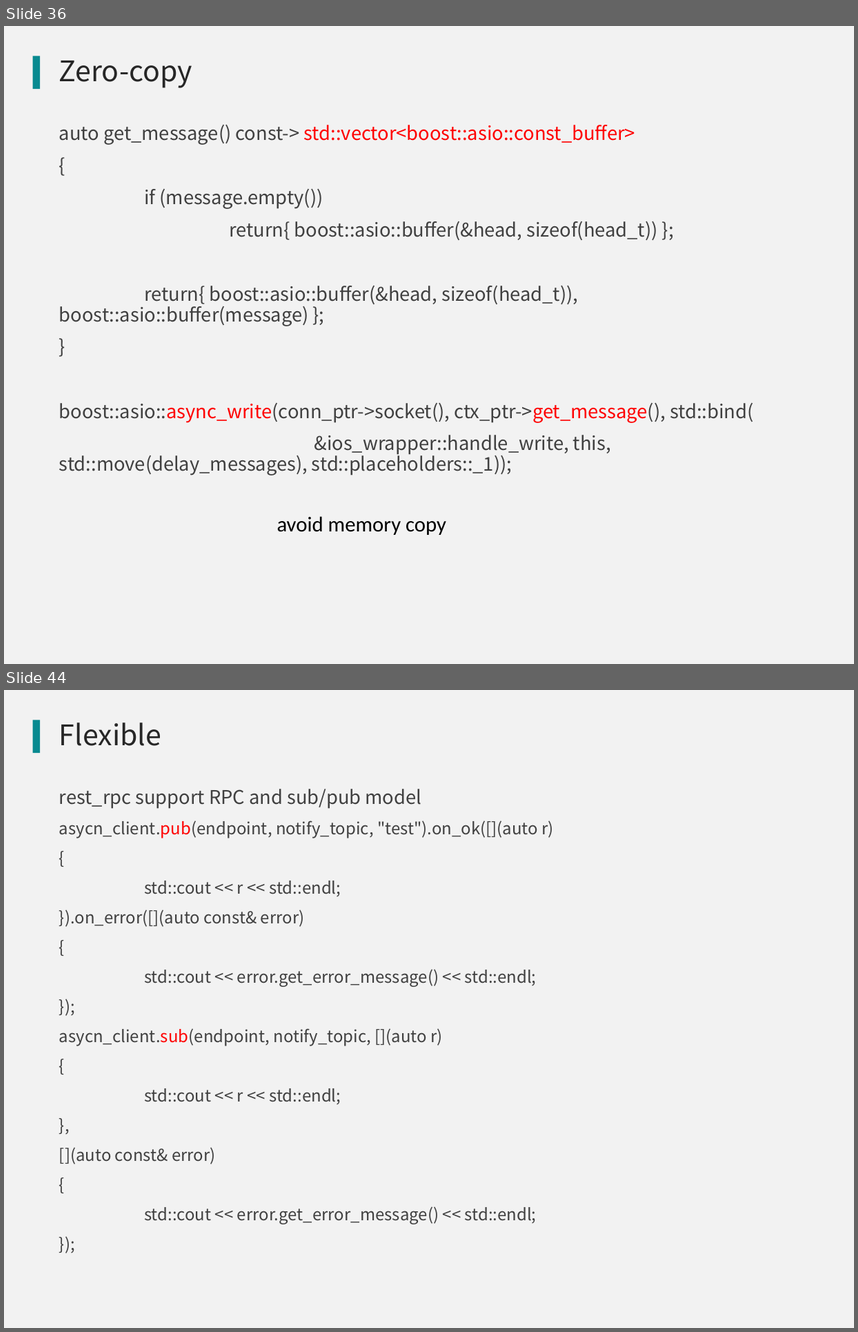
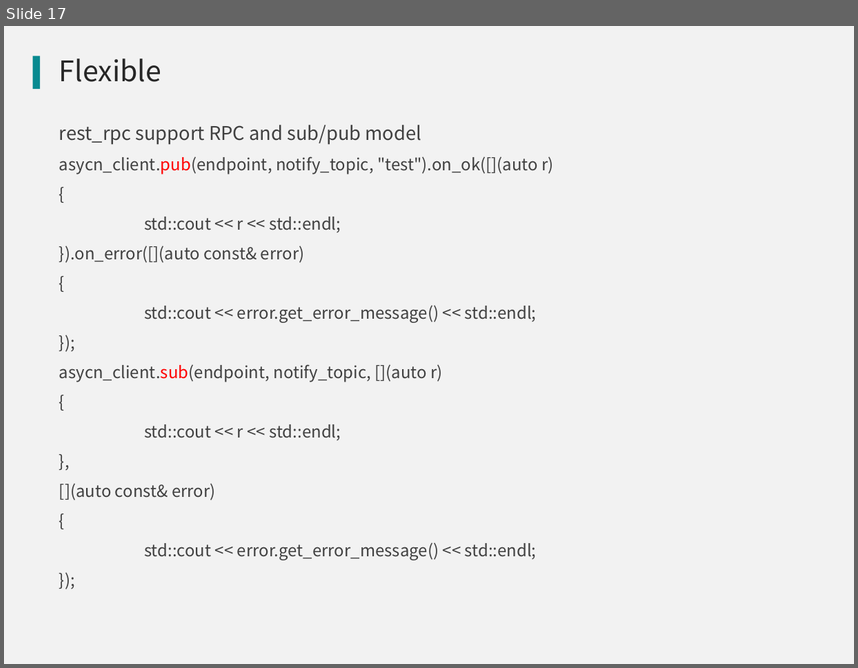
Before and after one commit to qicosmos/cppnow2017-ppt, a slide deck: An easy to use RPC framework implemented by c++11 and c++14.pptx. Shown one above the other, each under a label of ours: slides 36 and 44 before the commit, slide 17 after it; the slides between them are not shown. The pictures are 858x1332 and 858x668 pixels, drawn with LibreOffice and Linux fonts; fonts in the diff are those of the drawing; background and template pictures are left out. Boxes give left, top, right and bottom in pixels: in the first picture for what was removed or moved away, otherwise in the second. Text is boxed around its words. In the diff, an @@ line names an element or a change of style, - is before the commit and + after.

```diff
--- a/An easy to use RPC framework implemented by c++11 and c++14.pptx
+++ b/An easy to use RPC framework implemented by c++11 and c++14.pptx
@@ slide 36 removed at [4,26,854,664], background #F2F2F2; not listed: 1 template element that a slide beside it also shows @@
@@ title removed at [59,60,192,88] @@
-Zero-copy
@@ text removed at [59,125,753,475] @@
-auto get_message() const-> std::vector<boost::asio::const_buffer>
-{
-if (message.empty())
-return{ boost::asio::buffer(&head, sizeof(head_t)) };
-return{ boost::asio::buffer(&head, sizeof(head_t)), boost::asio::buffer(message) };
-}
-boost::asio::async_write(conn_ptr->socket(), ctx_ptr->get_message(), std::bind(
-&ios_wrapper::handle_write, this, std::move(delay_messages), std::placeholders::_1));
@@ text removed at [277,516,446,535] @@
-avoid memory copy
@@ what was slide 44 is now slide 17 @@
```
Also in this commit, not shown: 6 slides changed, 26 other slides removed, 2 other files.
